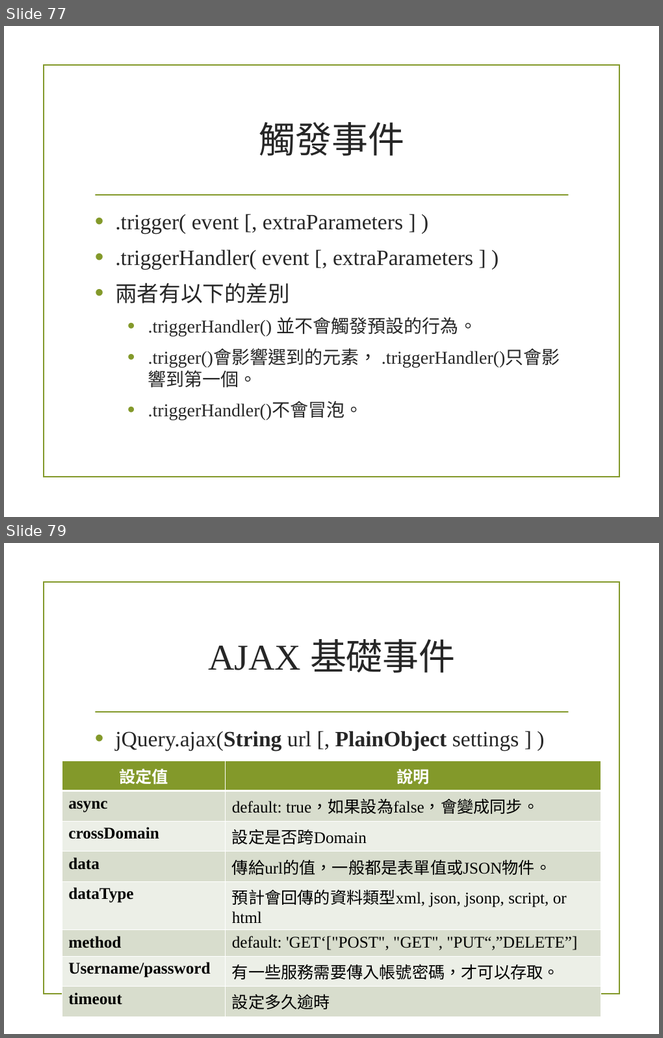
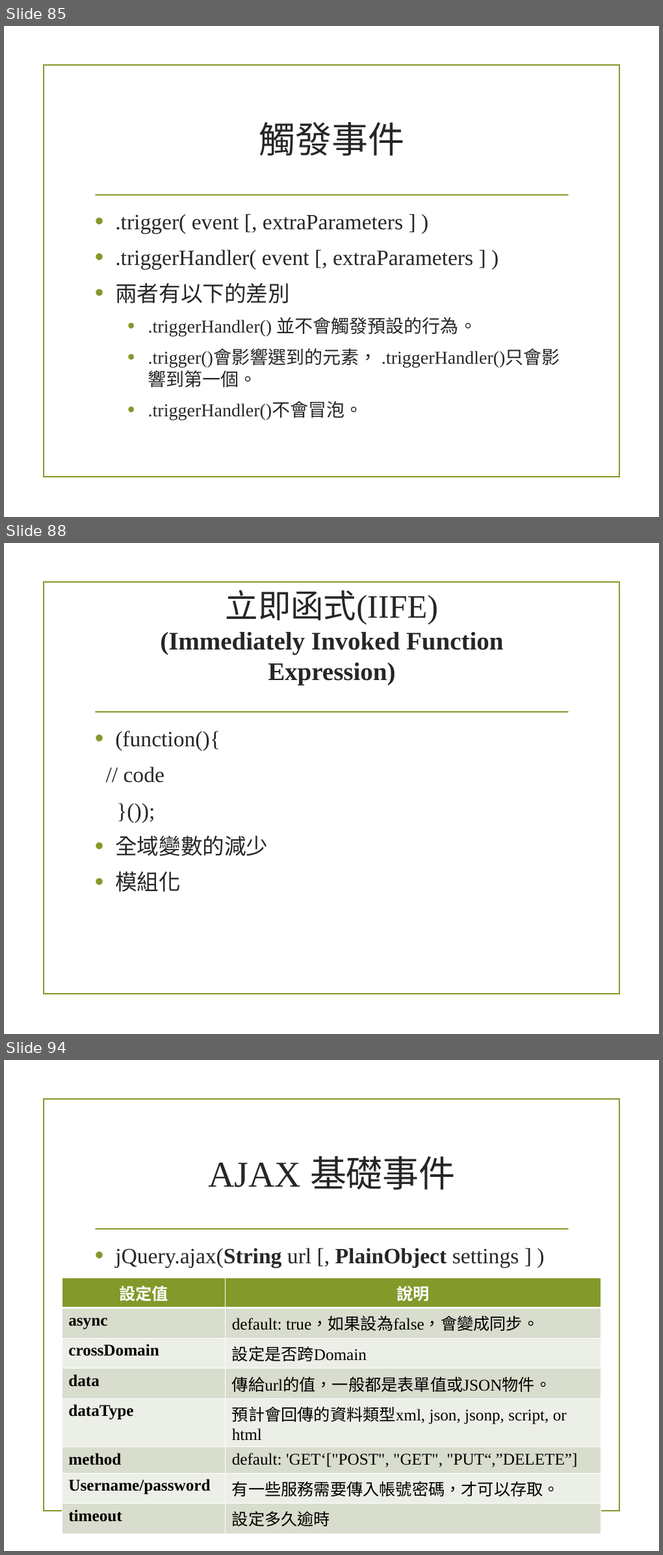
Before and after one commit to alexchen7022/JavaScriptStudyMaterial, a slide deck: 4_Jquery.pptx. Shown one above the other, each under a label of ours: slides 77 and 79 before the commit, slides 85, 88 and 94 after it; the slides between them are not shown. The pictures are 663x1038 and 663x1555 pixels, drawn with LibreOffice and Linux fonts; fonts in the diff are those of the drawing; background and template pictures are left out. Boxes give left, top, right and bottom in pixels: in the first picture for what was removed or moved away, otherwise in the second. Text is boxed around its words. In the diff, an @@ line names an element or a change of style, - is before the commit and + after.

```diff
--- a/4_Jquery.pptx
+++ b/4_Jquery.pptx
@@ slide 88 added at (4, 543, 659, 1034), background picture (left out); not listed: 2 template elements that a slide beside it also shows @@
@@ title added at (160, 590, 503, 685), 27.9 pt, text #262626, bold @@
+立即函式(IIFE)
+(Immediately Invoked Function Expression)
@@ text added at (115, 731, 268, 892), 24 pt, text #262626 @@
+• (function(){
+// code
+}());
+• 全域變數的減少
+• 模組化
@@ what was slide 77 is now slide 85 @@
@@ what was slide 79 is now slide 94 @@
```
Also in this commit, not shown: 2 slides changed, 8 other slides added, 1 slide removed.
